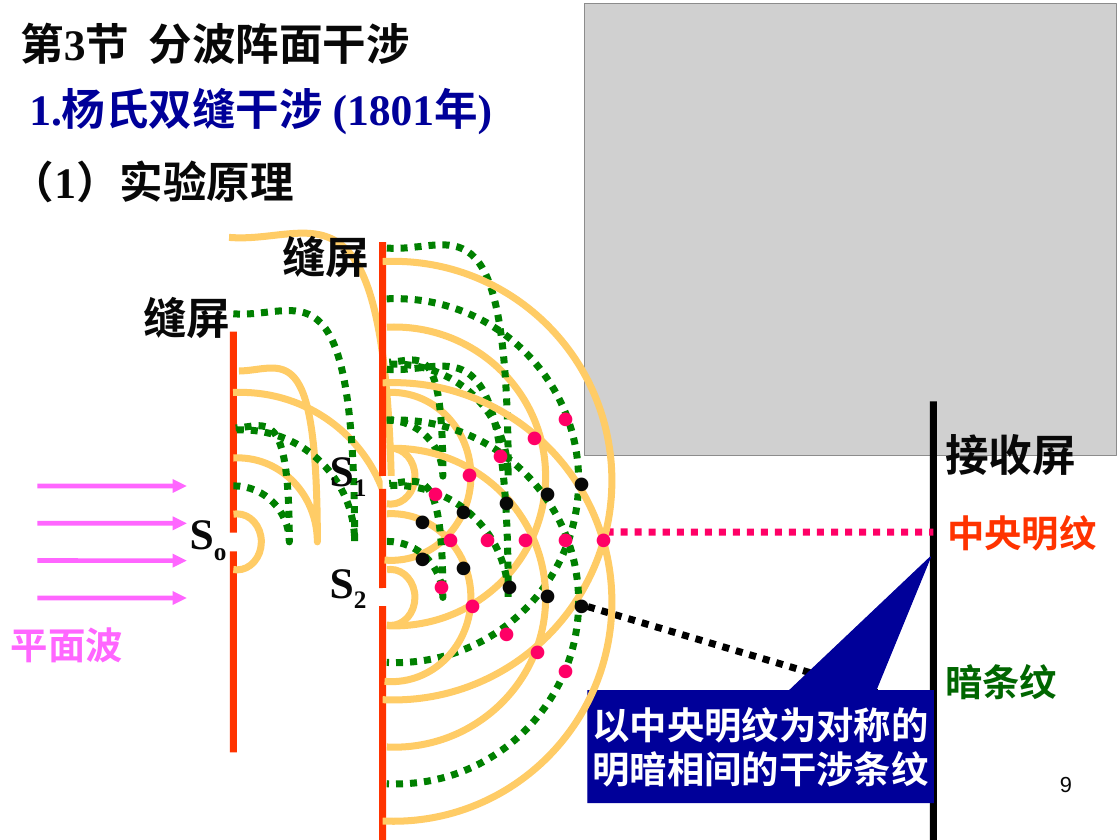
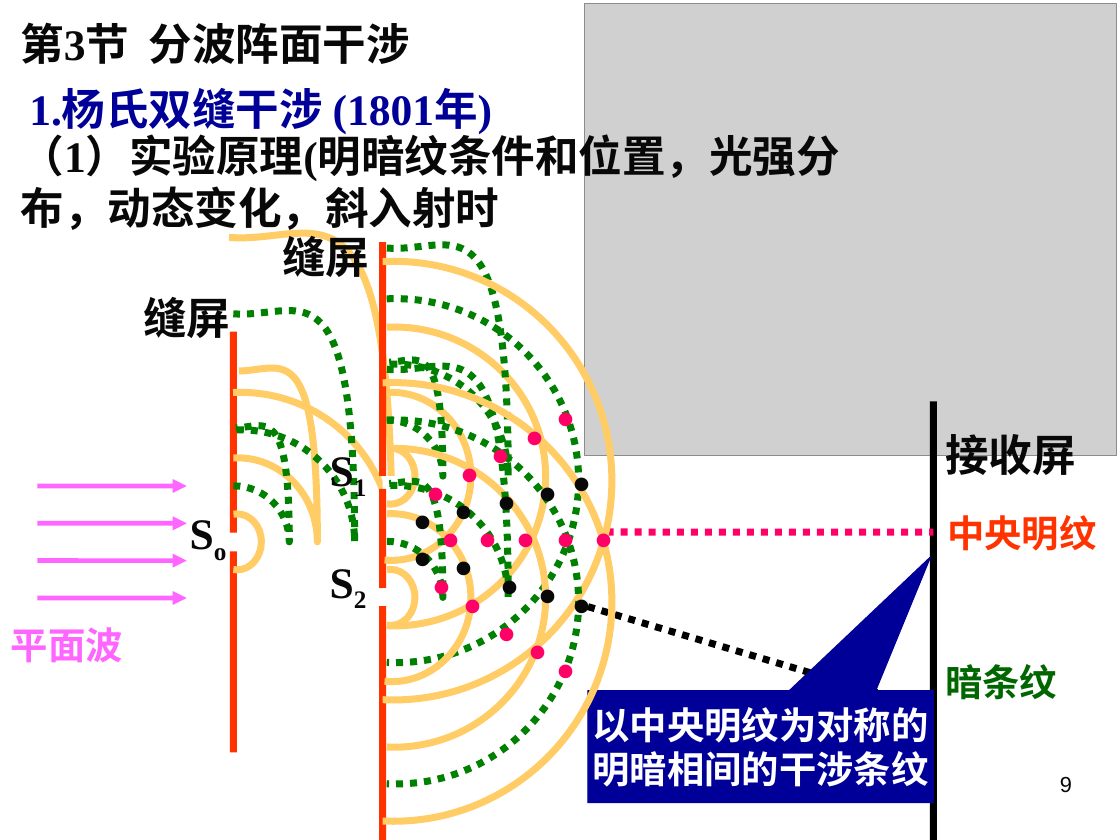
Before and after one commit to 1363033313/Second-year-up, a slide deck: slide 9 of 大专物理/课件/14 光学-干涉1.ppt. Drawn at 1120x840 pixels with LibreOffice and Linux fonts; fonts in the diff are those of the drawing; grey boxes stand for pictures; background and template pictures are left out. Boxes give left, top, right and bottom in pixels: in the first picture for what was removed or moved away, otherwise in the second. Text is boxed around its words. In the diff, an @@ line names an element or a change of style, - is before the commit and + after.

```diff
--- a/大专物理/课件/14 光学-干涉1.ppt
+++ b/大专物理/课件/14 光学-干涉1.ppt
@@ text added at box(21, 128, 840, 235), 28 pt, text #080808, bold @@
+（1）实验原理(明暗纹条件和位置，光强分布，动态变化，斜入射时
@@ text removed at box(11, 160, 294, 203) @@
-（1）实验原理
```
Also in this commit, not shown: 2 other slides changed, 5 other files.
